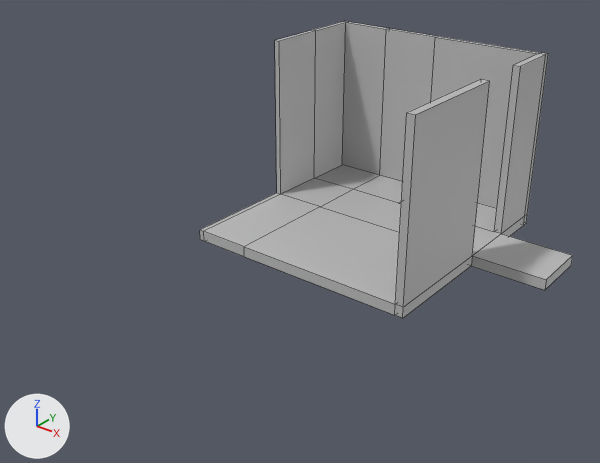
One commit to the FBX model Assets/Models/Temporary Models/PartRoomQuarter.fbx: the scene before it, then after it.
The view is the same before and after, from a 50 mm lens placed at (0.0813, -0.1073, 0.0608), pointed at (0.0134, -0.0224, 0.0082). The lights are fixed; the arrows at lower left show +X, +Y and +Z. Mesh edges are drawn as thin lines. Where no turn or scale is listed for an object, it has been applied to the vertices.
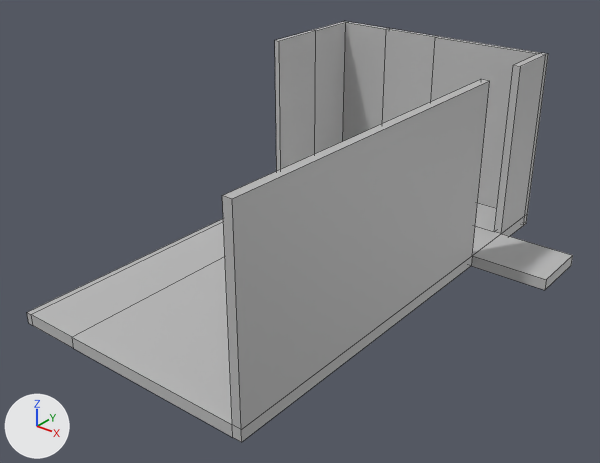
Where the newer file only moved an object's origin or applied its transform, the numbers keep the older frame.

Location of each change, [x1, y1, x2, y2] in pixels of the pictures (600 x 463 px; the box of a moved part takes in the faces that stretch with it):
'pCube1', reshaped (46% wider, 42% taller): before [200, 21, 573, 318]; after [27, 21, 573, 442]
part 1 of me_mesh, moved or reshaped: before [200, 110, 419, 318]; after [27, 110, 419, 442]

What changed in the scene script:
```text
Change me_mesh:
    where me_mesh.from_pydata(...)  # 84 vertices, 78 faces; spans x -0.01..0.0423, y -0.02..0.02, z -0.0013..0.0285
    used by ob_pcube1; location = (0.0, 0.0, 0.0)
    me_mesh part 1: all 12 vertices in x -0.01..0.03, y -0.02, z -0.0013..0.0285 are moved by (0.0, -0.0337, 0.0)
```
